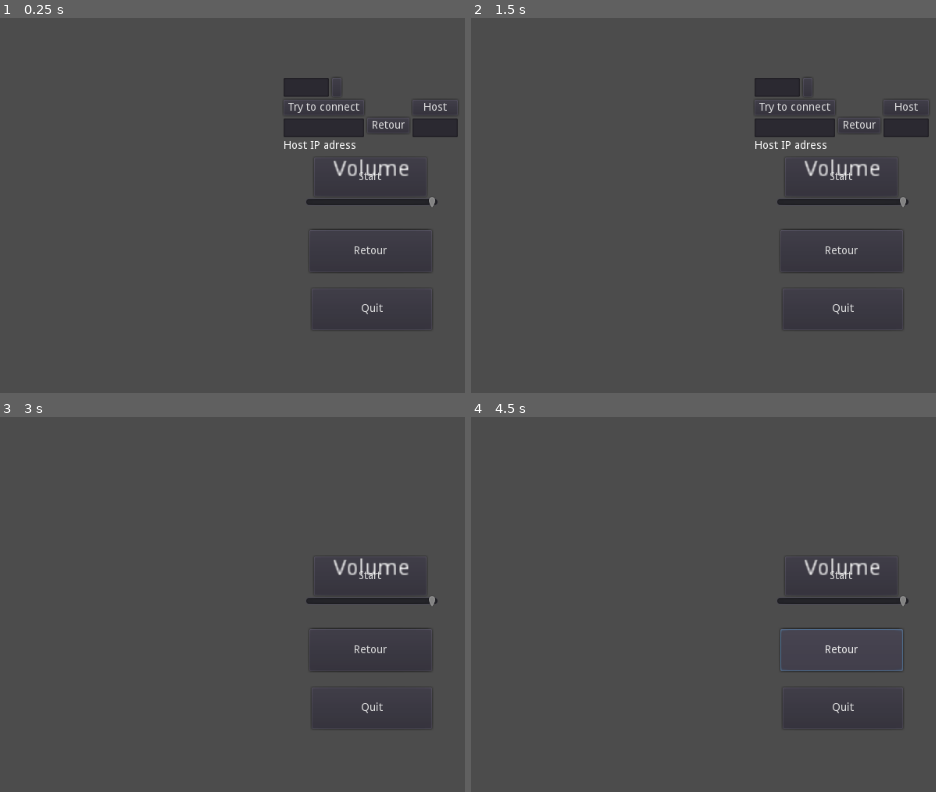
Above: before the commit, frames 1-4 (two rows, left to right).
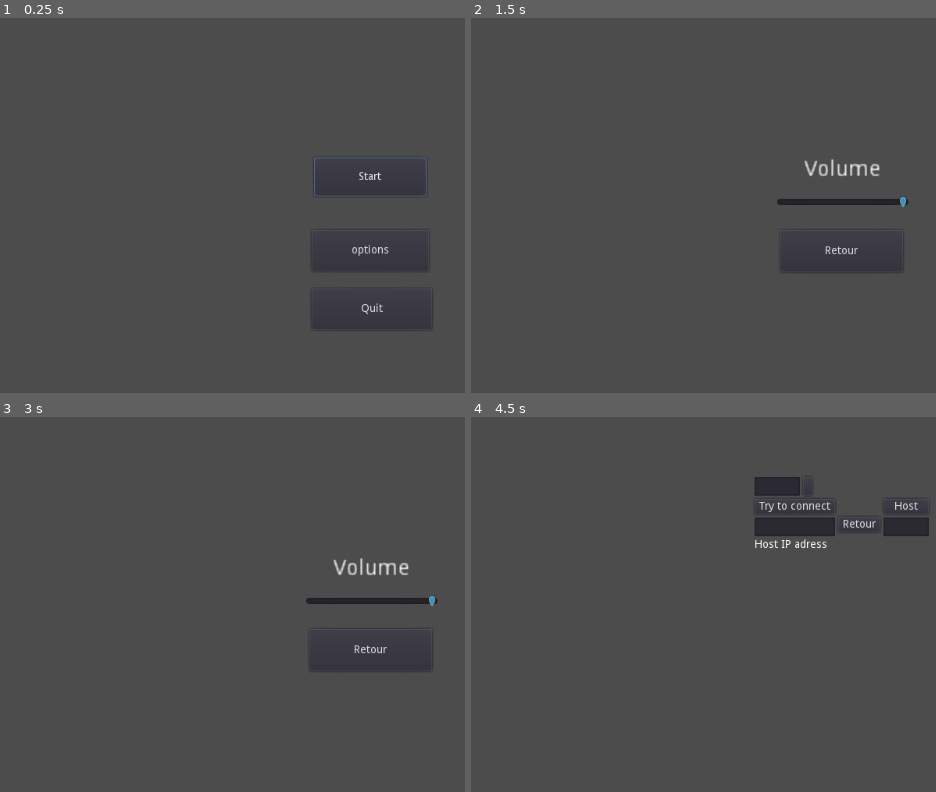
Above: after the commit, the same moments.

Repository: Zoragna/VHGames
Game: Godot game, scene res://scene/MainMenu.tscn
Same seed, same stepped clock (60 frames per second), same inputs: the game is played once before the commit and once after it.
Inputs (mouse positions are in pixels of both pictures, inside the frame that each line leads up to):
- Up to frame 1 (0.25 s): no input
- Up to frame 2 (1.5 s): click (843, 250) at 0.5 s, where only the run before the commit has a clickable "Retour"; click (843, 175) at 1.25 s, where only the run before the commit has a clickable "Start"
- Up to frame 3 (3 s): click (372, 574) at 2 s, where only the run before the commit has a clickable "Start"; click (437, 507) at 2.75 s, where only the run before the commit has a clickable "Host"
- Up to frame 4 (4.5 s): click (843, 649) at 3.5 s, where only the run before the commit has a clickable "options"; tap Enter at 4.25 s; hold Right (ui_right) from 4.28 s (still down)

The runs differ from the first frame. In frame 1, 3.3% of the frame differs, in the area x 61-99%, y 16-64%; in frame 2, 2.5%; in frame 3, 0.2%; in frame 4, 3.6%, in the area x 61-99%, y 16-83%.
Error before the commit: Parse Error: The function "_on_Retour_pressed" already exists in this class (at line 70). (res://scripts/MainMenu.gd:84)

Commit message:
Update MainMenu.gd

Diff:
--- a/VH godot/scripts/MainMenu.gd
+++ b/VH godot/scripts/MainMenu.gd
@@ -67,12 +67,6 @@
 	btns = options_btns
 
 
-func _on_Retour_pressed():
-	get_node("Options menu").visible=false
-	get_node("Lobby").visible = false
-	get_node("Menu").visible=true
-
-
 func _on_Start_pressed():
 	get_node("Menu").visible = false
 	get_node("Options menu").visible = false
@@ -84,6 +78,7 @@
 func _on_Retour_pressed():
 	get_node("Options menu").visible=false
 	get_node("Menu").visible=true
+	get_node("Lobby").visible = false
 
 	current_panel = "Menu"
 
